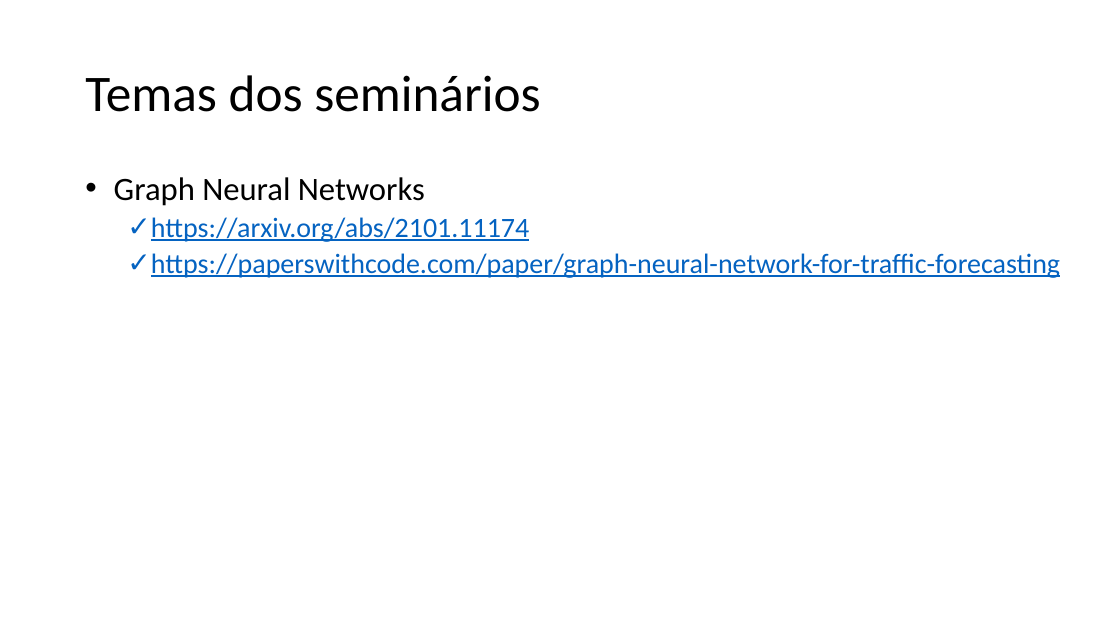
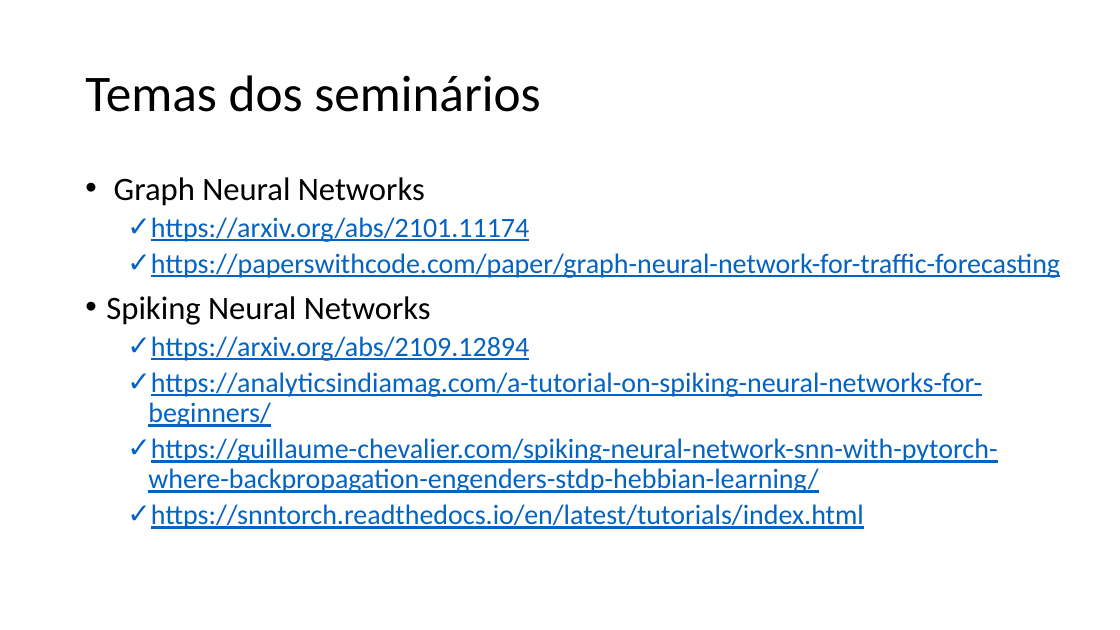
Before and after one commit to zz4fap/tp558-adv-ml, a slide deck: slide 18 of slides/TP558_1_Introdução_ao_curso.pptx. Drawn at 1120x630 pixels with LibreOffice and Linux fonts; fonts in the diff are those of the drawing. Boxes give left, top, right and bottom in pixels: in the first picture for what was removed or moved away, otherwise in the second. Text is boxed around its words. In the diff, an @@ line names an element or a change of style, - is before the commit and + after.

Commit message:
update of slides

```diff
--- a/slides/TP558_1_Introdução_ao_curso.pptx
+++ b/slides/TP558_1_Introdução_ao_curso.pptx
@@ text at (106,296,998,529): paragraphs added @@
+• Spiking Neural Networks
+  ✓ https://arxiv.org/abs/2109.12894
+  ✓ https://analyticsindiamag.com/a-tutorial-on-spiking-neural-networks-for-beginners/
+  ✓ https://guillaume-chevalier.com/spiking-neural-network-snn-with-pytorch-where-backpropagation-engenders-stdp-hebbian-learning/
+  ✓ https://snntorch.readthedocs.io/en/latest/tutorials/index.html
```
Also in this commit, not shown: 6 other files.
